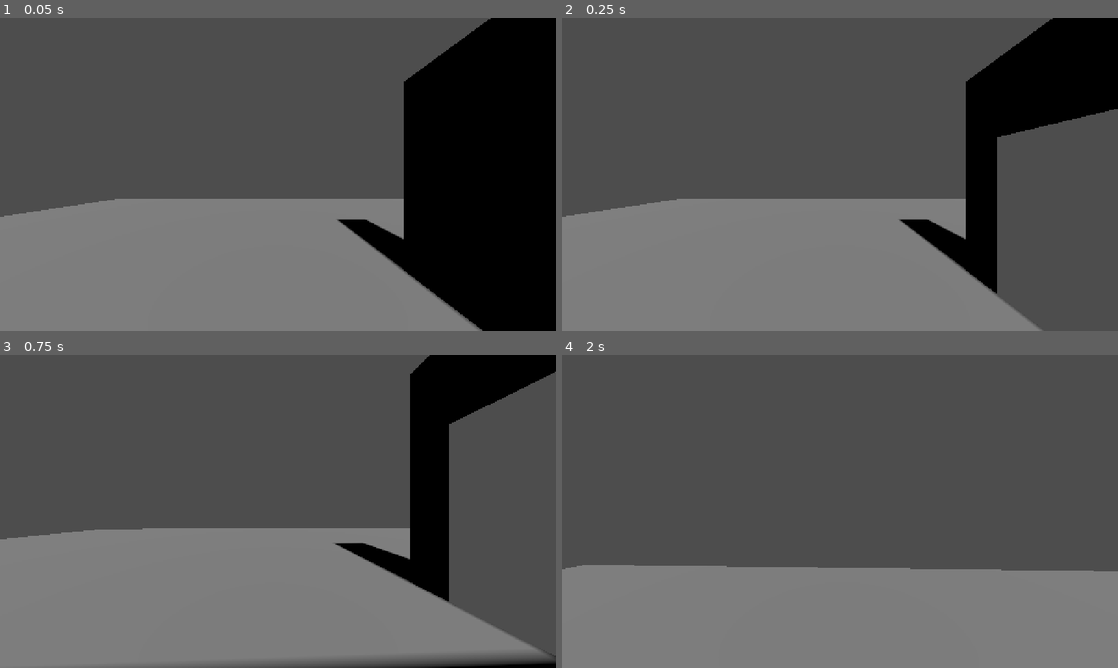
Above: before the commit, frames 1-4 (two rows, left to right).
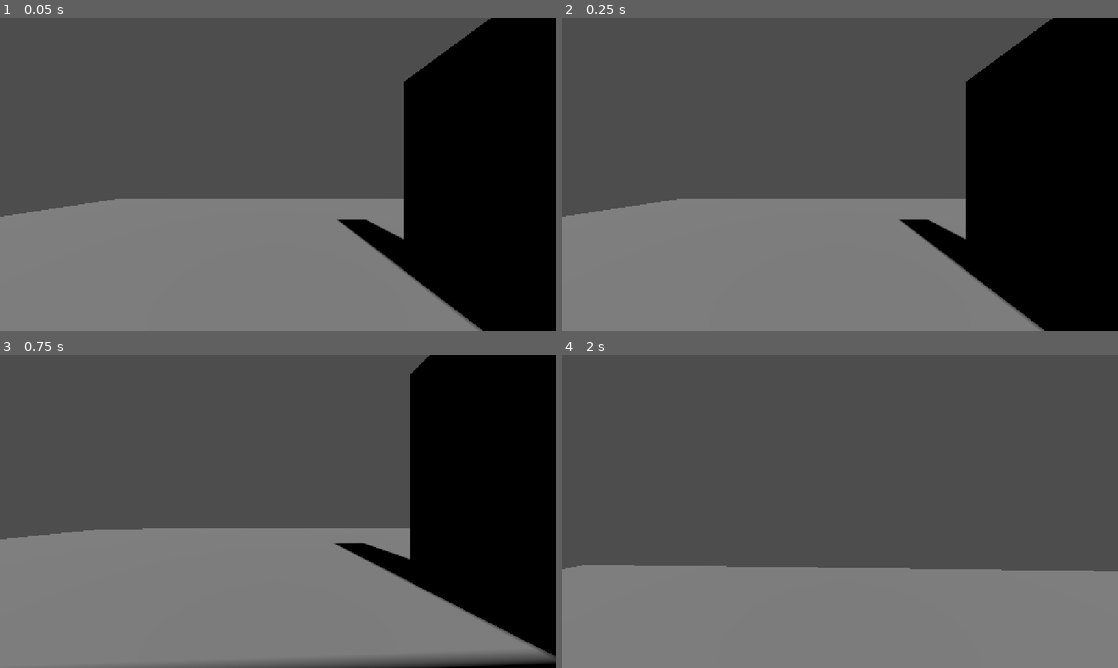
Above: after the commit, the same moments.

Repository: EvanNoelGames/godot-portal
Game: Godot game, scene res://Scenes/player_test_scene.tscn
Same seed, same stepped clock (60 frames per second), same inputs: the game is played once before the commit and once after it. Before the commit the project starts from res://Scenes/render_cameras_scene.tscn.
Inputs (mouse positions are in pixels of both pictures, inside the frame that each line leads up to):
- Up to frame 1 (0.05 s): no input
- Up to frame 2 (0.25 s): no input
- Up to frame 3 (0.75 s): tap Enter at 0.5 s; move the mouse to (305, 511) at 0.52 s; hold W (player_forward) from 0.53 s (still down); hold Ctrl (player_crouch) from 0.53 s (still down)
- Up to frame 4 (2 s): keep holding W (player_forward); tap Space (player_jump) at 0.77, 1.52 s; move the mouse to (812, 511) at 1.27 s; release Ctrl (player_crouch) at 1.28 s; tap Ctrl (player_crouch) at 1.35 s

The runs differ from the first frame. In frame 1, less than 0.1% of the frame differs, in the area x 78-87%, y 88-100%; in frame 2, 14%; in frame 3, 14%, in the area x 80-100%, y 5-96%; in frame 4, nothing differs.

Commit message:
feat: Working on setting up post procesisng

Diff:
--- a/portals/Scenes/kuwahara_scene.tscn
+++ b/portals/Scenes/kuwahara_scene.tscn
@@ -1,3 +1,50 @@
 [gd_scene format=3 uid="uid://cfxm1watp2vt6"]
 
+[sub_resource type="PlaneMesh" id="PlaneMesh_uvnb3"]
+
+[sub_resource type="WorldBoundaryShape3D" id="WorldBoundaryShape3D_qx375"]
+
+[sub_resource type="QuadMesh" id="QuadMesh_uvnb3"]
+flip_faces = true
+size = Vector2(2, 2)
+
+[sub_resource type="Shader" id="Shader_uvnb3"]
+code = "shader_type spatial;
+
+void vertex() {
+	// Called for every vertex the material is visible on.
+}
+
+void fragment() {
+	// Called for every pixel the material is visible on.
+}
+
+//void light() {
+//	// Called for every pixel for every light affecting the material.
+//	// Uncomment to replace the default light processing function with this one.
+//}
+"
+
+[sub_resource type="ShaderMaterial" id="ShaderMaterial_p1mg8"]
+render_priority = 0
+shader = SubResource("Shader_uvnb3")
+
 [node name="KuwaharaScene" type="Node3D" unique_id=473390469]
+
+[node name="StaticBody3D" type="StaticBody3D" parent="." unique_id=478244318]
+
+[node name="MeshInstance3D" type="MeshInstance3D" parent="StaticBody3D" unique_id=195358348]
+transform = Transform3D(10.022142, 0, 0, 0, 10.022142, 0, 0, 0, 10.022142, 0, 0, 0)
+mesh = SubResource("PlaneMesh_uvnb3")
+
+[node name="CollisionShape3D" type="CollisionShape3D" parent="StaticBody3D" unique_id=1326459370]
+shape = SubResource("WorldBoundaryShape3D_qx375")
+
+[node name="Camera3D" type="Camera3D" parent="." unique_id=1359574834]
+transform = Transform3D(1, 0, 0, 0, 1, 0, 0, 0, 1, 0, 3.9944844, 10.042215)
+
+[node name="MeshInstance3D" type="MeshInstance3D" parent="Camera3D" unique_id=1210299860]
+transform = Transform3D(1, 0, 0, 0, 1, 0, 0, 0, 1, 0, 0, -1.5475826)
+extra_cull_margin = 16384.0
+mesh = SubResource("QuadMesh_uvnb3")
+surface_material_override/0 = SubResource("ShaderMaterial_p1mg8")
--- /dev/null
+++ b/portals/Shaders/Kuwahara.gdshader
@@ -0,0 +1,14 @@
+shader_type spatial;
+
+void vertex() {
+	// Called for every vertex the material is visible on.
+}
+
+void fragment() {
+	// Called for every pixel the material is visible on.
+}
+
+//void light() {
+//	// Called for every pixel for every light affecting the material.
+//	// Uncomment to replace the default light processing function with this one.
+//}
--- a/portals/project.godot
+++ b/portals/project.godot
@@ -11,7 +11,7 @@
 [application]
 
 config/name="portals"
-run/main_scene="uid://ctdg37fupfkis"
+run/main_scene="uid://cq33bbyxdirfp"
 config/features=PackedStringArray("4.6", "Forward Plus")
 config/icon="res://icon.svg"
 
Not shown, added: portals/Models/sponza.obj.import
Not shown, added: portals/Models/suzanne.obj
Not shown, added: portals/Models/suzanne.obj.import
Not shown, added: portals/Shaders/Kuwahara.gdshader.uid
Not shown, added: portals/Models/sponza.obj
